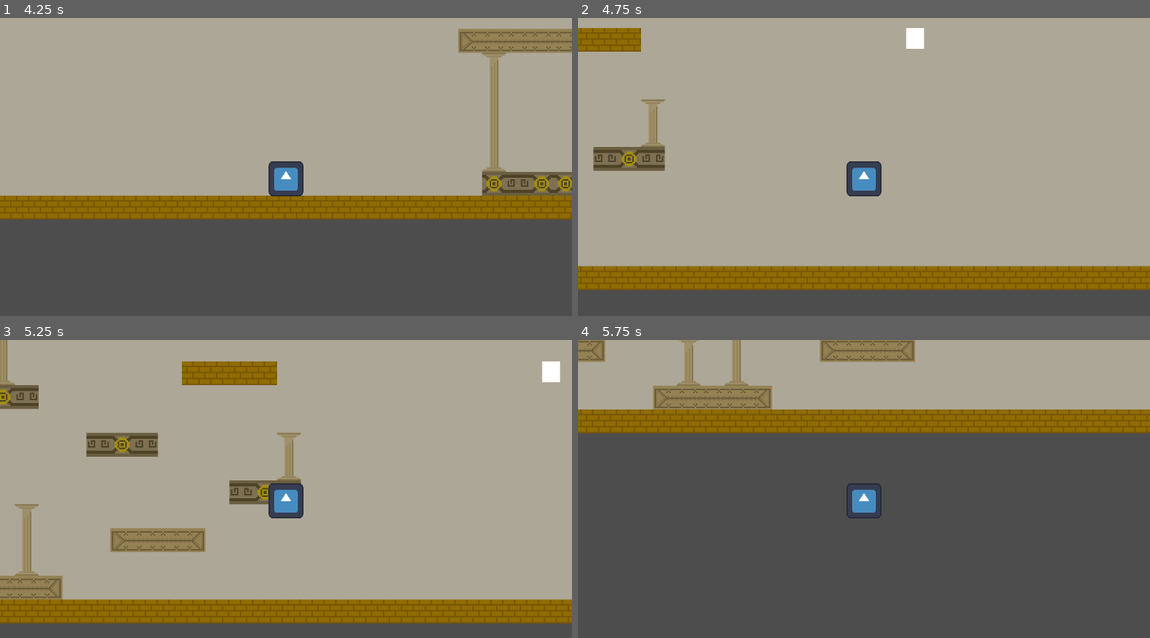
Above: before the commit, frames 1-4 (two rows, left to right).
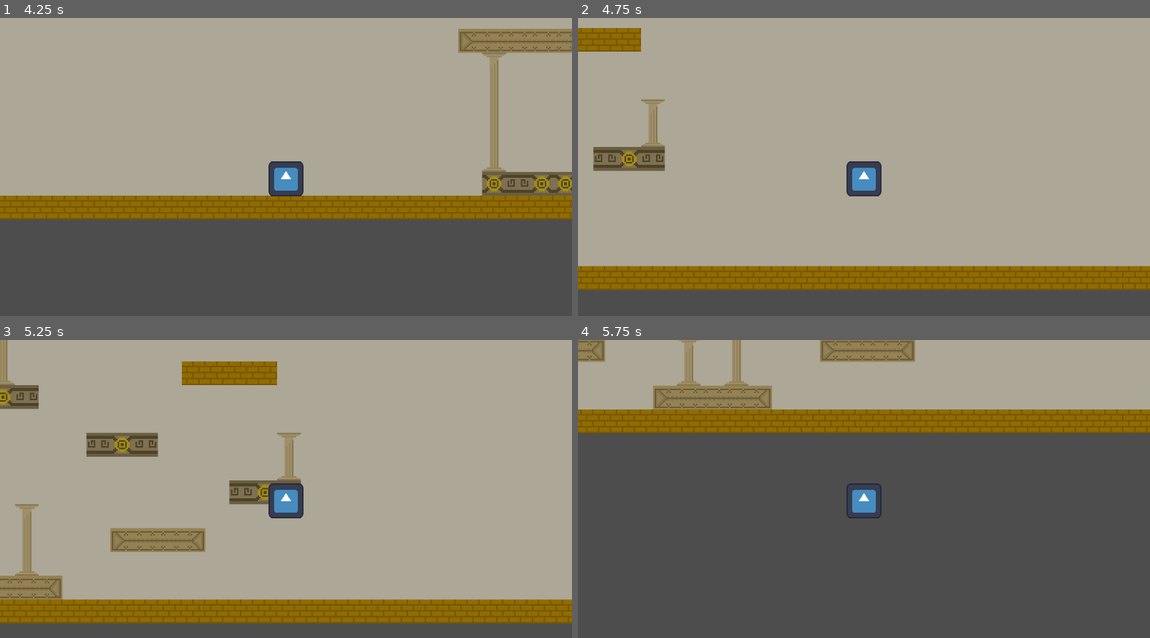
Above: after the commit, the same moments.

Repository: manaskhadka/qrow
Game: Godot game, scene res://world.tscn
Two runs of this game, one before a commit and one after it. Both use one fixed random seed, a clock stepped at 60 frames per second and the inputs below. The engine's default icon, where the game draws it, is replaced by a stand-in: a white triangle on a blue panel in a dark square.
Inputs:
- Up to frame 1 (4.25 s): tap Enter (ui_accept) at 0.5, 0.77, 1.52, 2.75, 3.02, 3.5, 3.77 s; hold Right (right) 0.53-1.28 s; hold Down (down) 1.28-2.03 s; hold Right (right) 2.03-2.78 s; hold Up (up) 2.78-3.53 s; hold Left (left) from 3.53 s (still down)
- Up to frame 2 (4.75 s): keep holding Left (left); tap Enter (ui_accept) at 4.52 s
- Up to frame 3 (5.25 s): release Left (left) at 5.03 s; hold Down (down) from 5.03 s (still down)
- Up to frame 4 (5.75 s): keep holding Down (down)

Frame 1 is identical in both runs. In frame 2, 0.2% of the frame differs, in the area x 57-61%, y 3-11%; in frame 3, 0.2%; in frame 4, nothing differs.

Commit message:
removed unnecessary rectangle

Diff:
--- a/test-level.tscn
+++ b/test-level.tscn
@@ -11,12 +11,3 @@
 layer_1/tile_data = PackedInt32Array(131084, 65536, 0, 196620, 131072, 0, 262156, 196608, 0, 458776, 65536, 0, 524312,  …(328 unchanged characters)…
 layer_2/name = "Platforms"
 layer_2/tile_data = PackedInt32Array(0, 0, 0, 1, 0, 0, 2, 0, 0, 3, 0, 0, 4, 0, 0, 5, 0, 0, 6, 0, 0, 7, 0, 0, 8, 0, 0, 9 …(2306 unchanged characters)…
-
-[node name="ColorRect" type="ColorRect" parent="."]
-offset_left = 562.0
-offset_top = 64.0
-offset_right = 574.0
-offset_bottom = 78.0
-
-[node name="Area2D" type="Area2D" parent="ColorRect"]
-position = Vector2(-2, -7)
